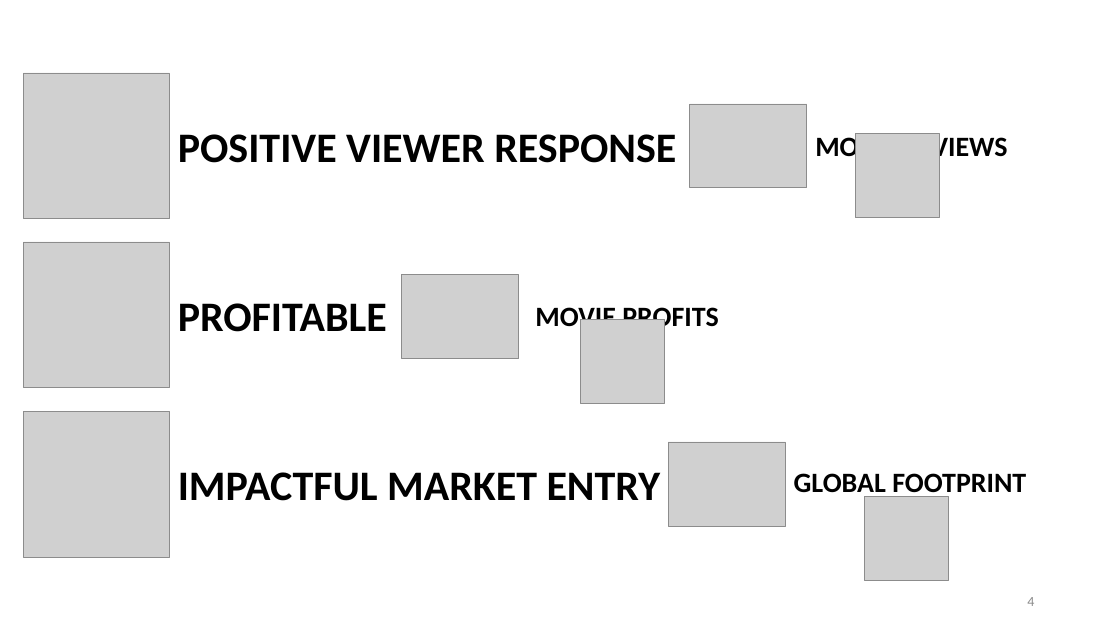
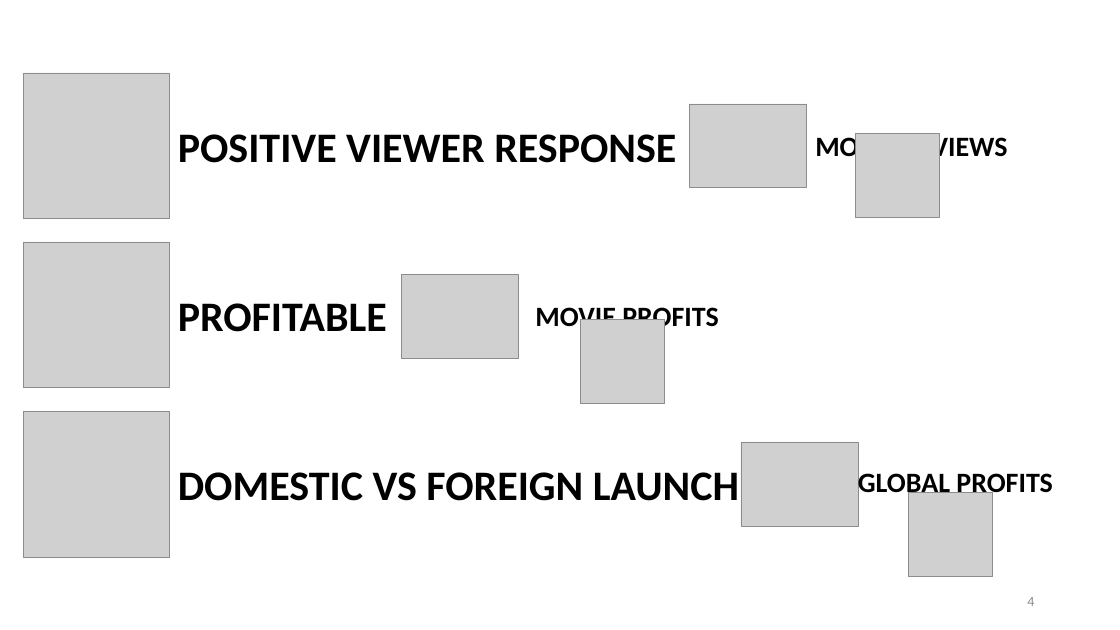
Before and after one commit to shayanabdulkarimkhan/dsc-phase-1-project-v2-4, a slide deck: slide 4 of Microsoft_Studios_Project.pptx. Drawn at 1120x630 pixels with LibreOffice and Linux fonts; fonts in the diff are those of the drawing; grey boxes stand for pictures. Boxes give left, top, right and bottom in pixels: in the first picture for what was removed or moved away, otherwise in the second. Text is boxed around its words. In the diff, an @@ line names an element or a change of style, - is before the commit and + after.

```diff
--- a/Microsoft_Studios_Project.pptx
+++ b/Microsoft_Studios_Project.pptx
@@ picture: place and size @@
-picture at [668, 442, 785, 526]
+picture at [741, 442, 858, 526]
@@ text at [178, 472, 739, 501]: text changed @@
-IMPACTFUL MARKET ENTRY
+DOMESTIC VS FOREIGN LAUNCH
@@ text at [858, 469, 1053, 499]: text changed @@
-GLOBAL FOOTPRINT
+GLOBAL PROFITS
@@ picture: place and size @@
-picture at [865, 497, 949, 581]
+picture at [909, 492, 993, 576]
```
Also in this commit, not shown: 5 other slides changed, 3 slides added, 1 slide removed, 4 other files.
